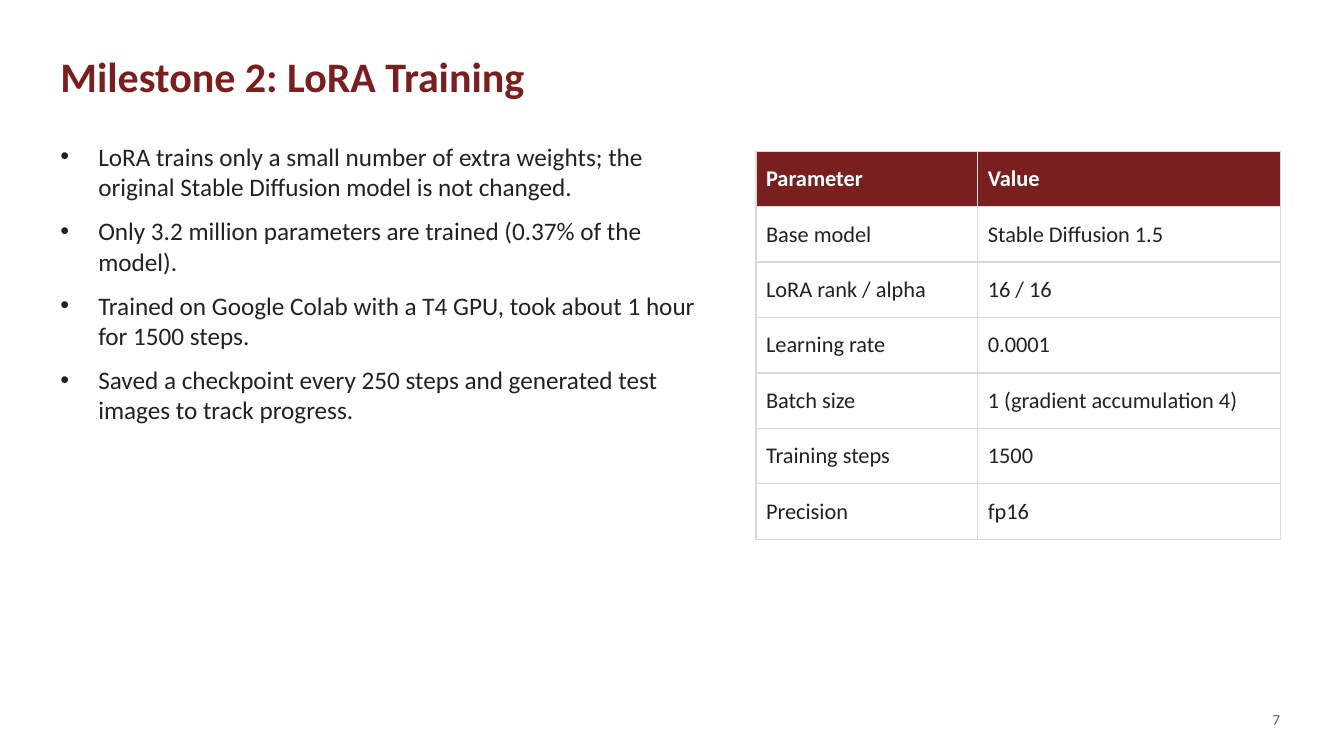
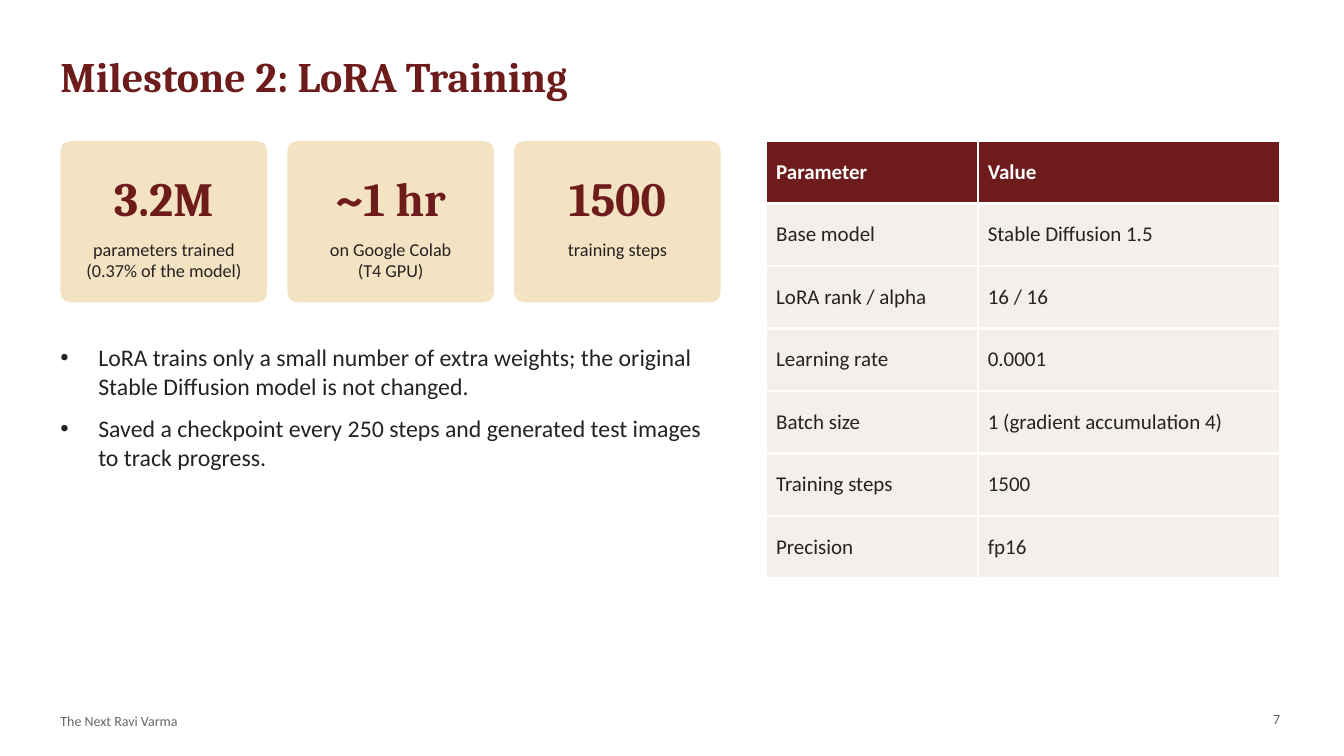
Before and after one commit to f20240684-cmd/the-next-ravi-varma-v2, a slide deck: slide 7 of docs/The_Next_Ravi_Varma_Milestone2_Review.pptx. Drawn at 1344x756 pixels with LibreOffice and Linux fonts; fonts in the diff are those of the drawing. Boxes give left, top, right and bottom in pixels: in the first picture for what was removed or moved away, otherwise in the second. Text is boxed around its words. In the diff, an @@ line names an element or a change of style, - is before the commit and + after.

```diff
--- a/docs/The_Next_Ravi_Varma_Milestone2_Review.pptx
+++ b/docs/The_Next_Ravi_Varma_Milestone2_Review.pptx
@@ title "Milestone 2: LoRA Training" at (x1=60, y1=63, x2=568, y2=102): font Calibri to Cambria, text colour #7A1F1F to #6E1B1B @@
@@ rounded rectangle added at (x1=60, y1=141, x2=267, y2=302), fill #F3E3C3 @@
@@ rounded rectangle added at (x1=287, y1=141, x2=494, y2=302), fill #F3E3C3 @@
@@ rounded rectangle added at (x1=514, y1=141, x2=721, y2=302), fill #F3E3C3 @@
@@ table at (x1=766, y1=141, x2=1280, y2=562) @@
@@ fill #7A1F1F to #6E1B1B in row 1 @@
@@ fill none to #F4EFEA in 12 cells @@
@@ size 16 to 15 pt, text colour #222222 to #262220 @@
@@ borders changed @@
@@ table resized from (x1=756, y1=151, x2=1280, y2=527) to (x1=766, y1=141, x2=1280, y2=562) @@
@@ text added at (x1=114, y1=183, x2=213, y2=217), 34 pt, text #6E1B1B, bold @@
+3.2M
@@ text added at (x1=335, y1=183, x2=446, y2=216), 34 pt, text #6E1B1B, bold @@
+~1 hr
@@ text added at (x1=569, y1=183, x2=666, y2=217), 34 pt, text #6E1B1B, bold @@
+1500
@@ text at (x1=98, y1=221, x2=695, y2=349): paragraphs removed @@
-• Only 3.2 million parameters are trained (0.37% of the model).
-• Trained on Google Colab with a T4 GPU, took about 1 hour for 1500 steps.
@@ text added at (x1=86, y1=243, x2=241, y2=280), 13 pt, text #262220 @@
+parameters trained
+(0.37% of the model)
@@ text added at (x1=330, y1=243, x2=452, y2=280), 13 pt, text #262220 @@
+on Google Colab
+(T4 GPU)
@@ text added at (x1=568, y1=243, x2=667, y2=259), 13 pt, text #262220 @@
+training steps
@@ text "LoRA trains only a small ..." moved from (x1=98, y1=148, x2=695, y2=424) to (x1=98, y1=349, x2=701, y2=470) @@
@@ text "LoRA trains only a small ..." at (x1=98, y1=349, x2=701, y2=470): size 18 to 17 pt, text colour #222222 to #262220 @@
@@ text added at (x1=60, y1=716, x2=178, y2=726), 10 pt, text #6B6560 @@
+The Next Ravi Varma
```
Also in this commit, not shown: 12 other slides changed, 1 other file.
